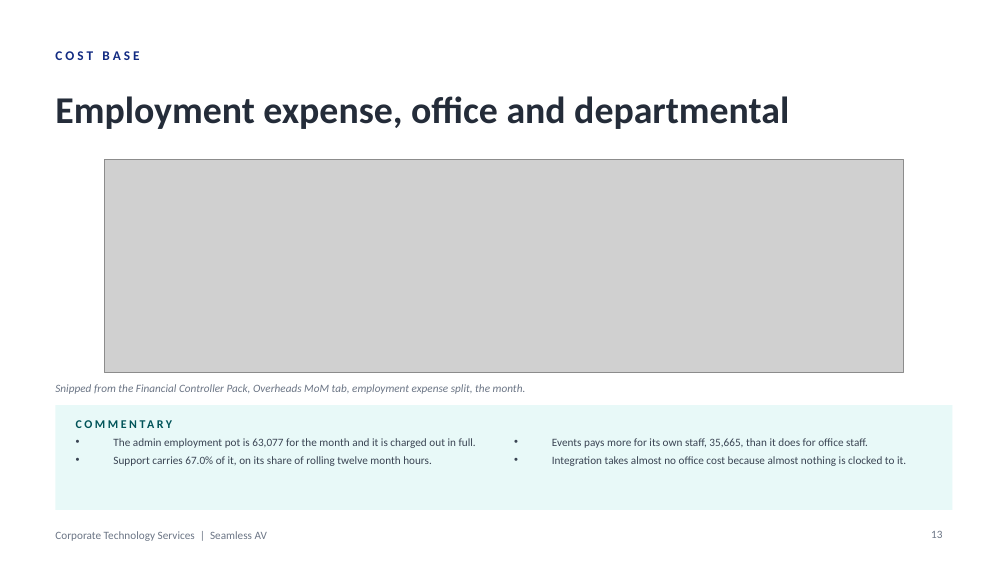
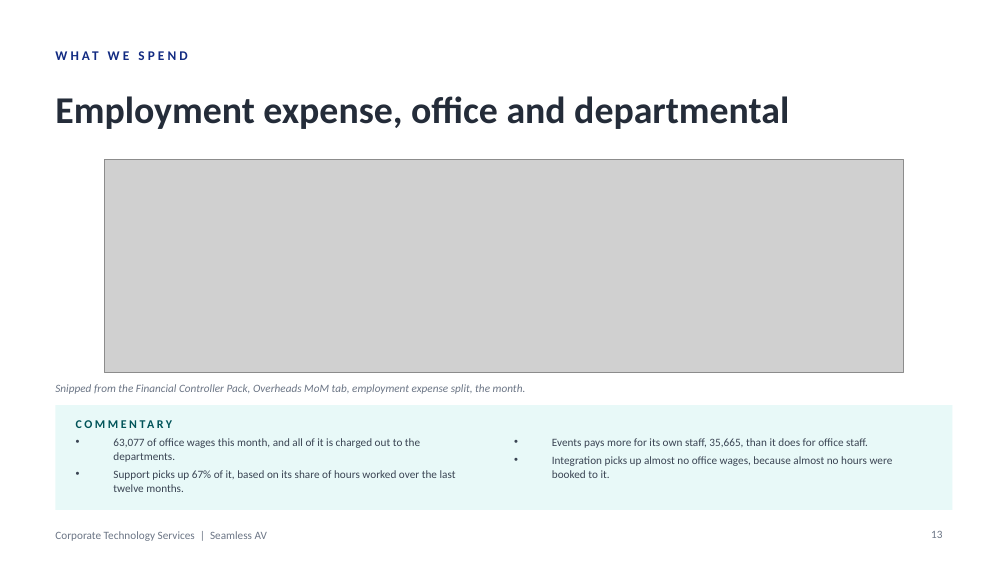
Before and after one commit to WesleyNelson-O33/Claude, a slide deck: slide 13 of deck/CTS Monthly Business Review - September 2026.pptx. Drawn at 1008x567 pixels with LibreOffice and Linux fonts; fonts in the diff are those of the drawing; grey boxes stand for pictures. Boxes give left, top, right and bottom in pixels: in the first picture for what was removed or moved away, otherwise in the second. Text is boxed around its words. In the diff, an @@ line names an element or a change of style, - is before the commit and + after.

```diff
--- a/deck/CTS Monthly Business Review - September 2026.pptx
+++ b/deck/CTS Monthly Business Review - September 2026.pptx
@@ text at (x1=55, y1=51, x2=139, y2=60): text changed @@
-COST BASE
+WHAT WE SPEND
@@ text at (x1=113, y1=438, x2=456, y2=492): text changed @@
-• The admin employment pot is 63,077 for the month and it is charged out in full.
-• Support carries 67.0% of it, on its share of rolling twelve month hours.
+• 63,077 of office wages this month, and all of it is charged out to the departments.
+• Support picks up 67% of it, based on its share of hours worked over the last twelve months.
@@ text at (x1=552, y1=456, x2=893, y2=478): text changed @@
-• Integration takes almost no office cost because almost nothing is clocked to it.
+• Integration picks up almost no office wages, because almost no hours were booked to it.
```
Also in this commit, not shown: 8 other slides changed, 2 other files.
